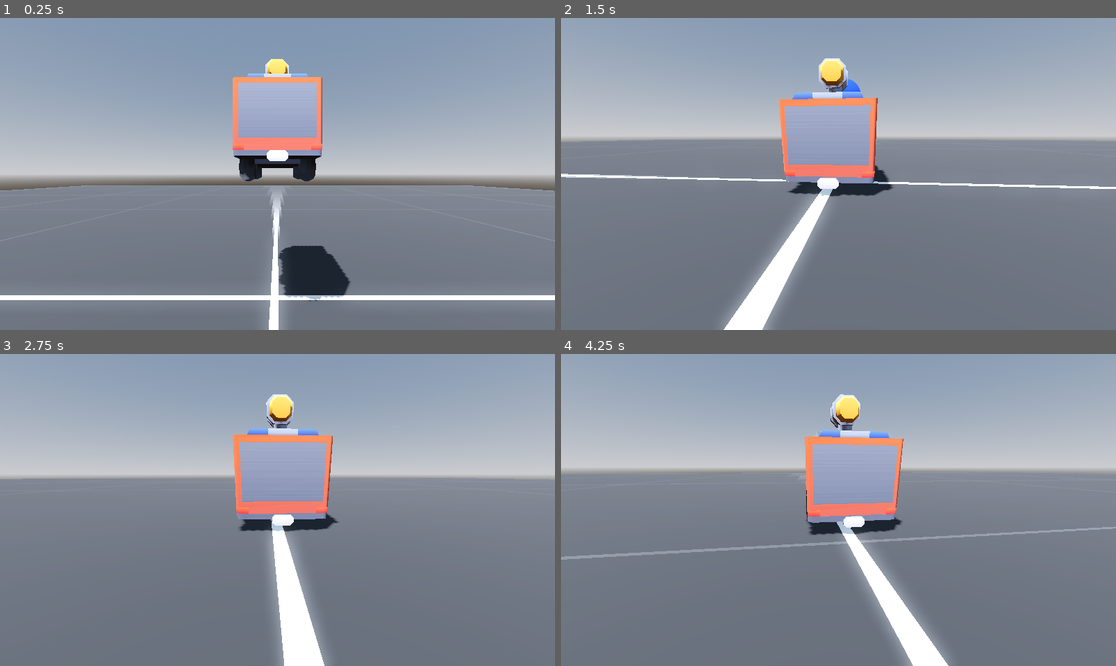
Above: before the commit, frames 1-4 (two rows, left to right).
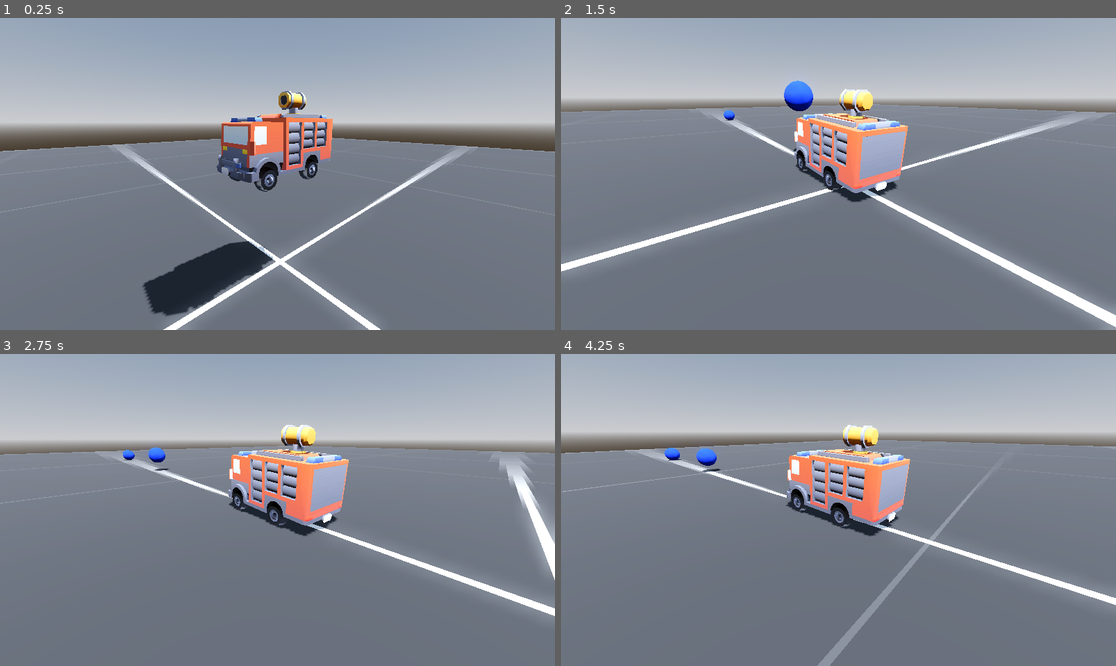
Above: after the commit, the same moments.

Repository: mpowell773/FireFighter
Game: Godot game, scene res://Scenes/main.tscn
The game is run twice, just before and just after one commit, with the same random seed, the same clock (stepped at 60 frames per second) and the same inputs.
Inputs (mouse positions are in pixels of both pictures, inside the frame that each line leads up to):
- Up to frame 1 (0.25 s): no input
- Up to frame 2 (1.5 s): move the mouse to (866, 174) at 0.52 s; hold W (accelerate) from 0.53 s (still down); tap Space (shoot_cannon) at 0.6, 1.35 s; move the mouse to (810, 174) at 1.27 s
- Up to frame 3 (2.75 s): keep holding W (accelerate); move the mouse to (288, 503) at 2.02 s; tap Space (shoot_cannon) at 2.1 s
- Up to frame 4 (4.25 s): keep holding W (accelerate); move the mouse to (832, 516) at 2.77 s; tap Space (shoot_cannon) at 2.85, 3.6 s; move the mouse to (877, 513) at 3.52 s; tap Escape (ui_cancel) at 4.15 s

The runs differ from the first frame. In frame 1, 42% of the frame differs, in the area x 0-100%, y 13-100%; in frame 2, 30%; in frame 3, 24%; in frame 4, 26%.

Commit message:
begin implementing better camera mechanics

Diff:
--- a/fire-fighter/Scenes/cam.gd
+++ b/fire-fighter/Scenes/cam.gd
@@ -1,23 +1,80 @@
 extends SpringArm3D
 
+var mouse_sensitivity := 0.1
+var reset_time := 1.0
 
-var mouse_sensitivity := 0.1
+var fire_truck: VehicleBody3D
+var has_been_selected := false
+
+var tween: Tween
+var offset_rotation_pos := Vector3(deg_to_rad(-23.0),deg_to_rad(180.0), 0.0)
+var default_rotation_pos: Vector3
+var is_manual_camera := false
+
+@onready var reset_cam_timer: Timer = $ResetCamTimer
+
 
 func _ready() -> void:
 	Input.set_mouse_mode(Input.MOUSE_MODE_CAPTURED)
 	set_as_top_level(true)
 
 
+func _process(_delta: float) -> void:
+	if not has_been_selected:
+		fire_truck = assign_firetruck_variable()
+	else:
+		default_rotation_pos = (Vector3(fire_truck.rotation.x,
+										fire_truck.rotation.y,
+										0.0)
+										+ offset_rotation_pos
+										)
+
+	if not is_manual_camera:
+			reset_to_default_position()
+
+
 func _input(event: InputEvent) -> void:
 	if event is InputEventMouseMotion:
+		is_manual_camera = true
+		delete_existing_tween(tween)
+
 		rotation_degrees.x -= event.relative.y * mouse_sensitivity
 		rotation_degrees.x = clampf(rotation_degrees.x, -90.0, -10.0)
 
 		rotation_degrees.y -= event.relative.x * mouse_sensitivity
 		rotation_degrees.y = wrapf(rotation_degrees.y, 0.0, 360.0)
 
-	if Input.is_action_just_pressed("ui_cancel"):
+		reset_cam_timer.start(reset_time)
+
+
+	# Debug tool to exit out of screen easily.
+	if event.is_action_pressed("ui_cancel"):
 		if Input.mouse_mode == Input.MOUSE_MODE_CAPTURED:
 			Input.set_mouse_mode(Input.MOUSE_MODE_VISIBLE)
 		else:
 			Input.set_mouse_mode(Input.MOUSE_MODE_CAPTURED)
+
+
+func reset_to_default_position() -> void:
+	delete_existing_tween(tween)
+	tween = create_tween()
+	tween.tween_property(self, "rotation", default_rotation_pos, 0.25)
+
+
+func delete_existing_tween(_tween: Tween) -> void:
+	if _tween:
+		_tween.kill()
+
+
+func assign_firetruck_variable() -> VehicleBody3D:
+	var parent := get_parent()
+
+	if parent is VehicleBody3D:
+		has_been_selected = true
+		return parent
+
+	return null
+
+
+func _on_reset_cam_timer_timeout() -> void:
+	is_manual_camera = false
--- a/fire-fighter/Scenes/fire_truck.gd
+++ b/fire-fighter/Scenes/fire_truck.gd
@@ -1,10 +1,4 @@
 extends VehicleBody3D
-
-@onready var cam_arm: SpringArm3D = $CamArm
-@onready var wheel_back_left: VehicleWheel3D = $WheelBackLeft
-@onready var wheel_back_right: VehicleWheel3D = $WheelBackRight
-@onready var wheel_front_left: VehicleWheel3D = $WheelFrontLeft
-@onready var wheel_front_right: VehicleWheel3D = $WheelFrontRight
 
 var max_RPM := 450.0
 var max_torque := 300.0
@@ -14,6 +8,12 @@
 var z_movement := 0.0
 var turn_movement := 0.0
 
+@onready var cam_arm: SpringArm3D = $CamArm
+@onready var wheel_back_left: VehicleWheel3D = $WheelBackLeft
+@onready var wheel_back_right: VehicleWheel3D = $WheelBackRight
+@onready var wheel_front_left: VehicleWheel3D = $WheelFrontLeft
+@onready var wheel_front_right: VehicleWheel3D = $WheelFrontRight
+
 
 func _ready() -> void:
 	cam_arm.rotate_y(PI)
@@ -21,6 +21,11 @@
 
 func _physics_process(delta: float) -> void:
 	cam_arm.position = position
+	#print(
+		#"rotation x: " + str(rad_to_deg(cam_arm.rotation.x)),
+		#"\nrotation y: " + str(rad_to_deg(cam_arm.rotation.y)),
+		#"\nrotation z: " + str(rad_to_deg(cam_arm.rotation.z))
+		#)
 
 
 	var RPM_left := absf(wheel_back_left.get_rpm())
--- a/fire-fighter/Scenes/fire_truck.tscn
+++ b/fire-fighter/Scenes/fire_truck.tscn
@@ -224,6 +224,8 @@
 [node name="FireTruck" type="VehicleBody3D"]
 collision_layer = 2
 mass = 300.0
+center_of_mass_mode = 1
+center_of_mass = Vector3(0, 0.8, 0.15)
 angular_damp = 10.0
 script = ExtResource("1_kjkob")
 
@@ -309,10 +311,15 @@
 
 [node name="CamArm" type="SpringArm3D" parent="."]
 collision_mask = 0
-spring_length = 5.0
+spring_length = 6.05
 script = ExtResource("3_yk8tx")
 
 [node name="Camera3D" type="Camera3D" parent="CamArm"]
+
+[node name="ResetCamTimer" type="Timer" parent="CamArm"]
+one_shot = true
 
 [node name="WaterCannon" parent="." instance=ExtResource("4_h0qh7")]
 transform = Transform3D(1, 0, 0, 0, 1, 0, 0, 0, 1, 0, 1.6535003, -0.64226264)
+
+[connection signal="timeout" from="CamArm/ResetCamTimer" to="CamArm" method="_on_reset_cam_timer_timeout"]
--- a/fire-fighter/Scenes/water_cannon.gd
+++ b/fire-fighter/Scenes/water_cannon.gd
@@ -9,11 +9,6 @@
 @onready var cannon_exit: Marker3D = $CannonMesh/CannonExit
 
 
-func _process(_delta: float) -> void:
-	if not has_water_initialized:
-		assign_water_project_manager()
-
-
 func _physics_process(_delta: float) -> void:
 	if Input.is_action_just_pressed("shoot_cannon"):
 		if water_projectiles_manager:
@@ -21,6 +16,11 @@
 			water_projectiles_manager.add_child(water_drop)
 			water_drop.position = cannon_exit.global_position
 			water_drop.apply_impulse(get_forward_direction() * impulse_strength)
+
+
+func _process(_delta: float) -> void:
+	if not has_water_initialized:
+		assign_water_project_manager()
 
 
 func get_forward_direction() -> Vector3:
